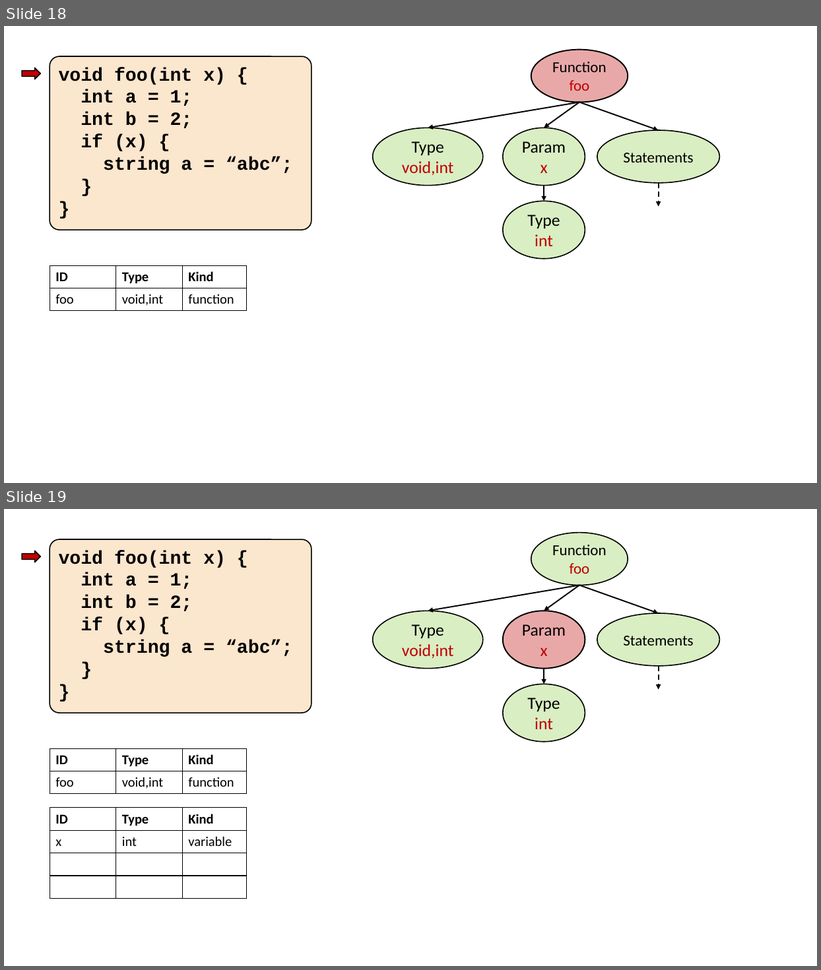
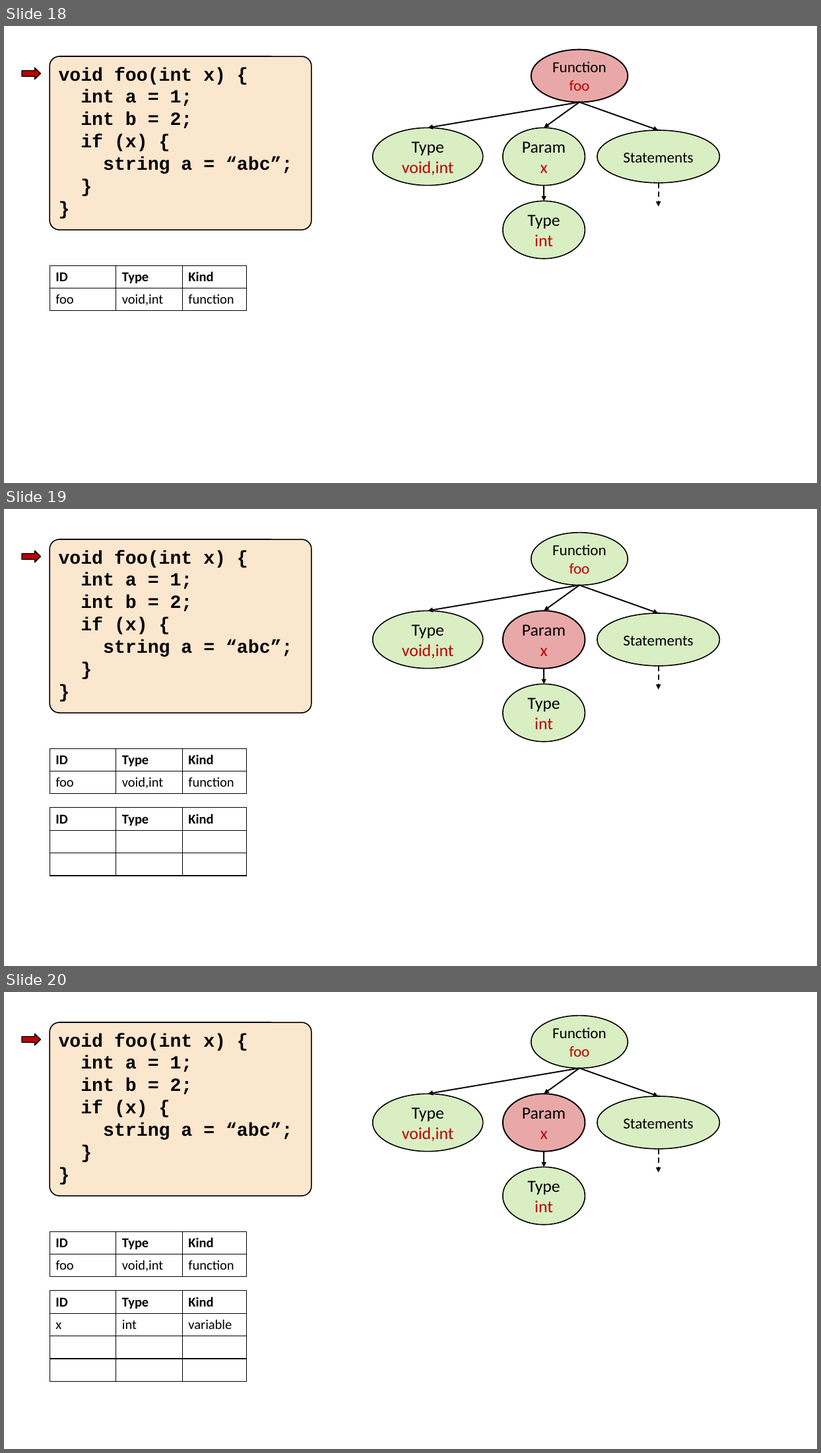
Before and after one commit to nivshani/compilation, a slide deck: slides/semantic.pptx. Shown one above the other, each under a label of ours: slides 18 and 19 before the commit, slides 18, 19 and 20 after it. The pictures are 821x970 and 821x1453 pixels, drawn with LibreOffice and Linux fonts; fonts in the diff are those of the drawing. Boxes give left, top, right and bottom in pixels: in the first picture for what was removed or moved away, otherwise in the second. Text is boxed around its words. In the diff, an @@ line names an element or a change of style, - is before the commit and + after.

```diff
--- a/slides/semantic.pptx
+++ b/slides/semantic.pptx
@@ slide 19 added at [4,509,817,966], background #FFFFFF @@
@@ rounded rectangle added at [50,539,312,714], fill #FBE6CE, outline #000000 1.25 pt, 22 pt, text #000000, bold @@
+void foo(int x) {
+int a = 1;
+int b = 2;
+if (x) {
+string a = “abc”;
+}
+}
@@ ellipse added at [531,533,628,586], fill #92D050 at 34% opacity, outline #000000 1.25 pt, 18 pt, text #000000 @@
+Function
+foo
@@ right arrow added at [22,551,40,562], fill #C00000, outline #000000 1.25 pt @@
@@ arrow added from (580, 586) to (428, 611), #000000 1.5 pt @@
@@ arrow added from (580, 586) to (544, 611), #000000 1.5 pt @@
@@ arrow added from (580, 586) to (659, 613), #000000 1.5 pt @@
@@ ellipse added at [373,611,483,669], fill #92D050 at 34% opacity, outline #000000 1.25 pt, 20 pt, text #C00000 @@
+Type
+void,int
@@ ellipse added at [503,611,585,669], fill #C00000 at 34% opacity, outline #000000 1.5 pt, 20 pt, text #000000 @@
+Param
+x
@@ ellipse added at [597,613,720,666], fill #92D050 at 34% opacity, outline #000000 1.25 pt, 18 pt, text #000000 @@
+Statements
@@ arrow added from (659, 666) to (659, 690), #000000 1.5 pt dashed @@
@@ ellipse added at [503,684,585,742], fill #92D050 at 34% opacity, outline #000000 1.25 pt, 20 pt, text #000000 @@
+Type
+int
@@ arrow added from (544, 669) to (544, 684), #000000 1.5 pt @@
@@ table added at [50,749,248,793], 2 rows, 3 columns @@
+ID | Type | Kind
+foo | void,int | function
@@ table added at [50,808,248,875], 3 rows, 3 columns @@
+ID | Type | Kind
+ |  | 
+ |  | 
@@ what was slide 19 is now slide 20 @@
```
Also in this commit, not shown: 1 slide changed, 1 other file.
